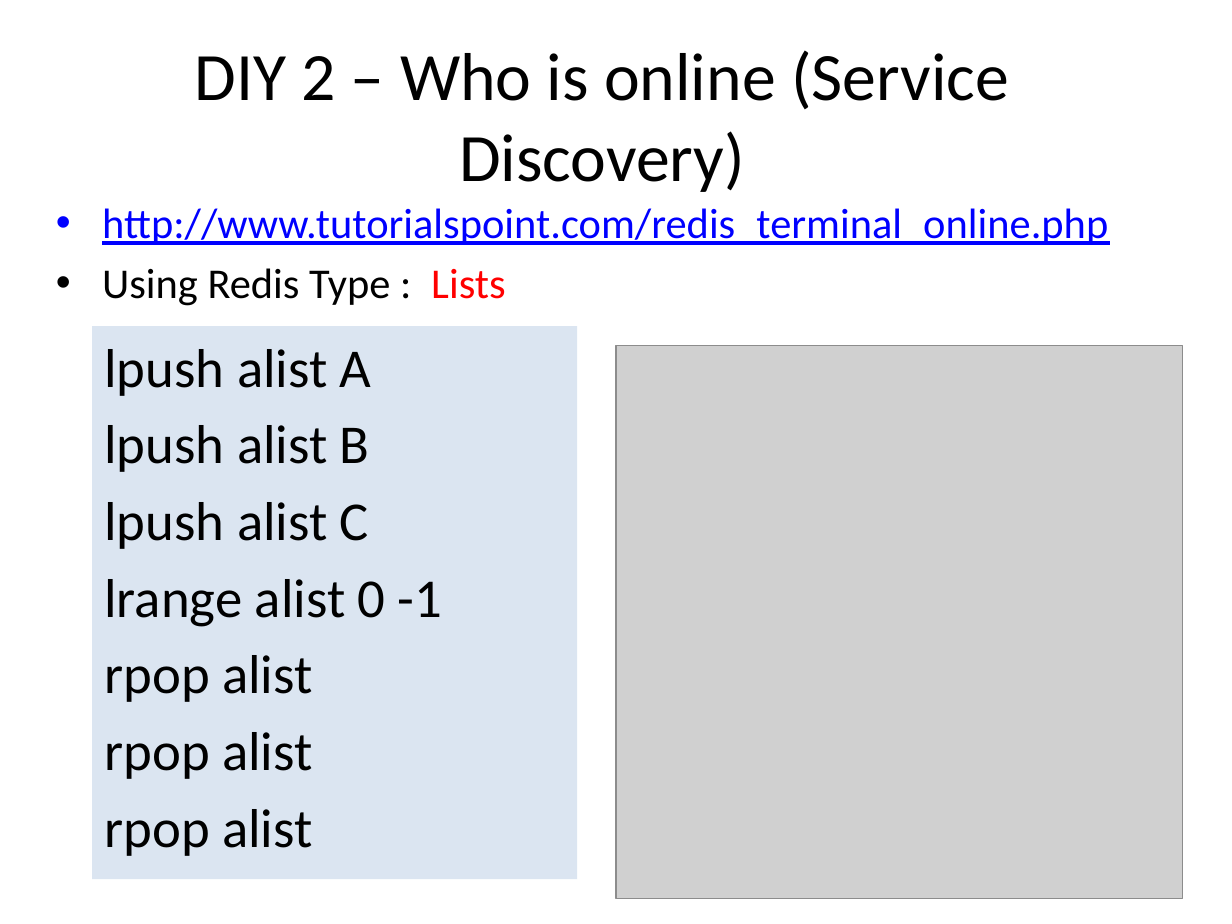
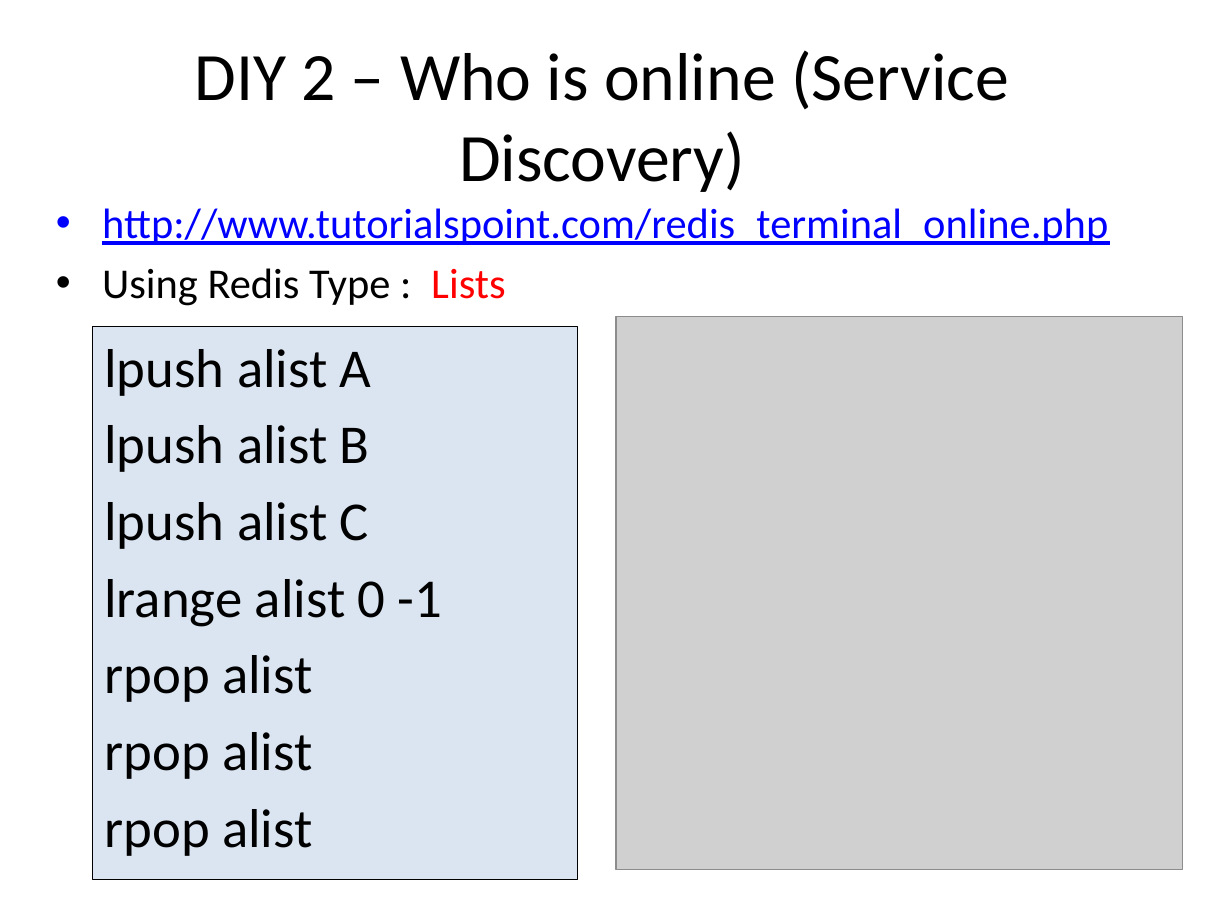
Before and after one commit to jimliu7434/microservice-sample, a slide deck: slide 17 of Microservice.pptx (slide 16 before the commit). Drawn at 1232x924 pixels with LibreOffice and Linux fonts; fonts in the diff are those of the drawing; grey boxes stand for pictures. Boxes give left, top, right and bottom in pixels: in the first picture for what was removed or moved away, otherwise in the second. Text is boxed around its words. In the diff, an @@ line names an element or a change of style, - is before the commit and + after.

```diff
--- a/Microservice.pptx
+++ b/Microservice.pptx
@@ rectangle "lpush alist A" at <box>92,326,578,880</box>: outline none to #000000 0.25 pt @@
@@ picture: place and size @@
-picture at <box>616,346,1183,899</box>
+picture at <box>616,317,1183,870</box>
```
Also in this commit, not shown: 2 other slides changed, 2 slides added.
